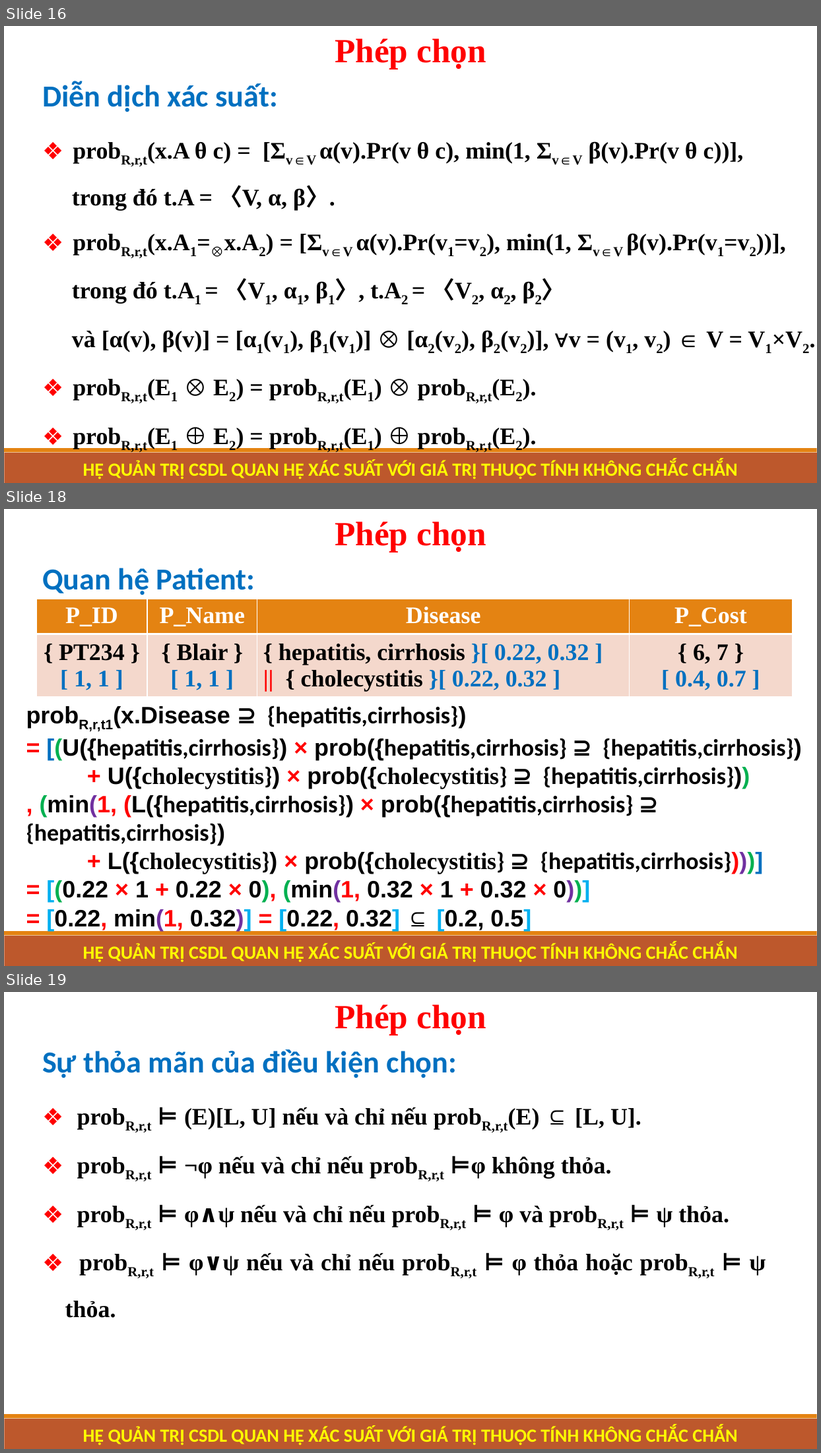
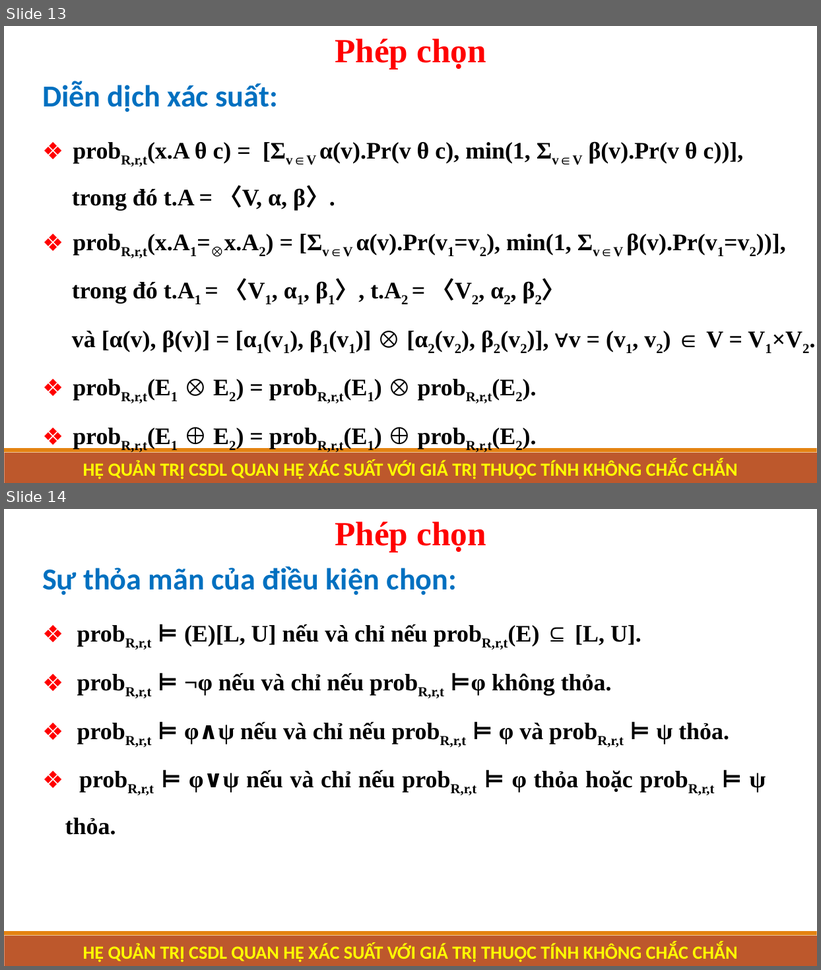
Before and after one commit to Nguyen-Dinh-Sang/PRDB_SQLine, a slide deck: Document/KLTN_Sang_Hai.pptx. Shown one above the other, each under a label of ours: slides 16, 18 and 19 before the commit, slides 13 and 14 after it; the slides between them are not shown. The pictures are 821x1453 and 821x970 pixels, drawn with LibreOffice and Linux fonts; fonts in the diff are those of the drawing. Boxes give left, top, right and bottom in pixels: in the first picture for what was removed or moved away, otherwise in the second. Text is boxed around its words. In the diff, an @@ line names an element or a change of style, - is before the commit and + after.

```diff
--- a/Document/KLTN_Sang_Hai.pptx
+++ b/Document/KLTN_Sang_Hai.pptx
@@ slide 18 removed at (4, 509, 817, 966), background #FFFFFF; not listed: 2 template elements that a slide beside it also shows @@
@@ text removed at (335, 522, 486, 553) @@
-Phép chọn
@@ text removed at (42, 568, 255, 595) @@
-Quan hệ Patient:
@@ table removed at (36, 599, 793, 697), 2 rows, 4 columns @@
-P_ID | P_Name | Disease | P_Cost
-{ PT234 } / [ 1, 1 ] | { Blair } / [ 1, 1 ] | { hepatitis, cirrhosis }[ 0.22, 0.32 ] / || { cholecystitis }[ 0.22, 0.32 ] | { 6, 7 } / [ 0.4, 0.7 ]
@@ text removed at (26, 706, 794, 931) @@
-probR,r,t1(x.Disease ⊇ {hepatitis,cirrhosis})
-= [(U({hepatitis,cirrhosis}) × prob({hepatitis,cirrhosis} ⊇ {hepatitis,cirrhosis})
-+ U({cholecystitis}) × prob({cholecystitis} ⊇ {hepatitis,cirrhosis}))
-, (min(1, (L({hepatitis,cirrhosis}) × prob({hepatitis,cirrhosis} ⊇ {hepatitis,cirrhosis})
-+ L({cholecystitis}) × prob({cholecystitis} ⊇ {hepatitis,cirrhosis})))]
-= [(0.22 × 1 + 0.22 × 0), (min(1, 0.32 × 1 + 0.32 × 0))]
-= [0.22, min(1, 0.32)] = [0.22, 0.32] ⊆ [0.2, 0.5]
@@ text removed at (83, 943, 737, 962) @@
-HỆ QUẢN TRỊ CSDL QUAN HỆ XÁC SUẤT VỚI GIÁ TRỊ THUỘC TÍNH KHÔNG CHẮC CHẮN
@@ what was slide 16 is now slide 13 @@
@@ what was slide 19 is now slide 14 @@
```
Also in this commit, not shown: 11 slides changed, 3 slides added, 1 other slide removed, 2 other files.
